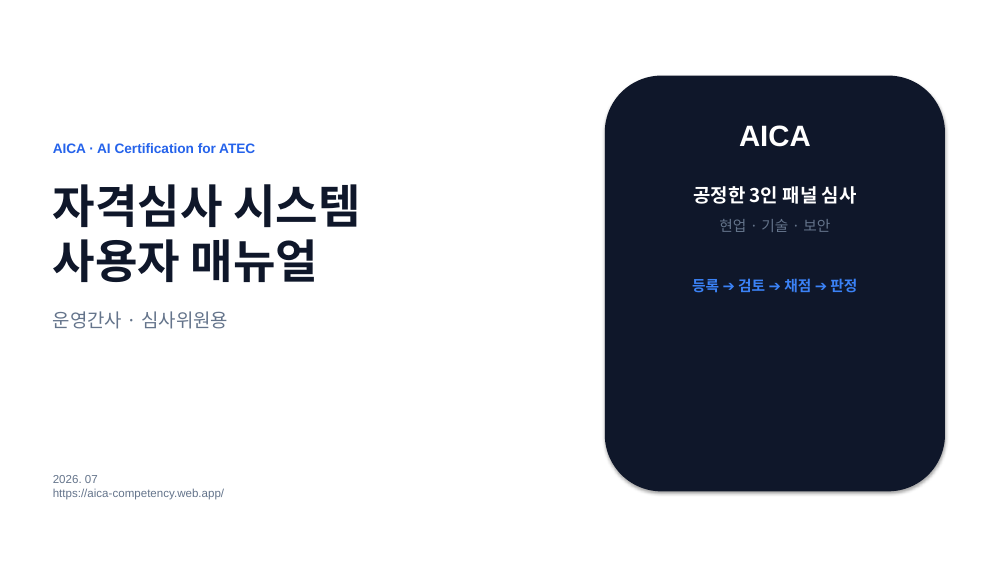
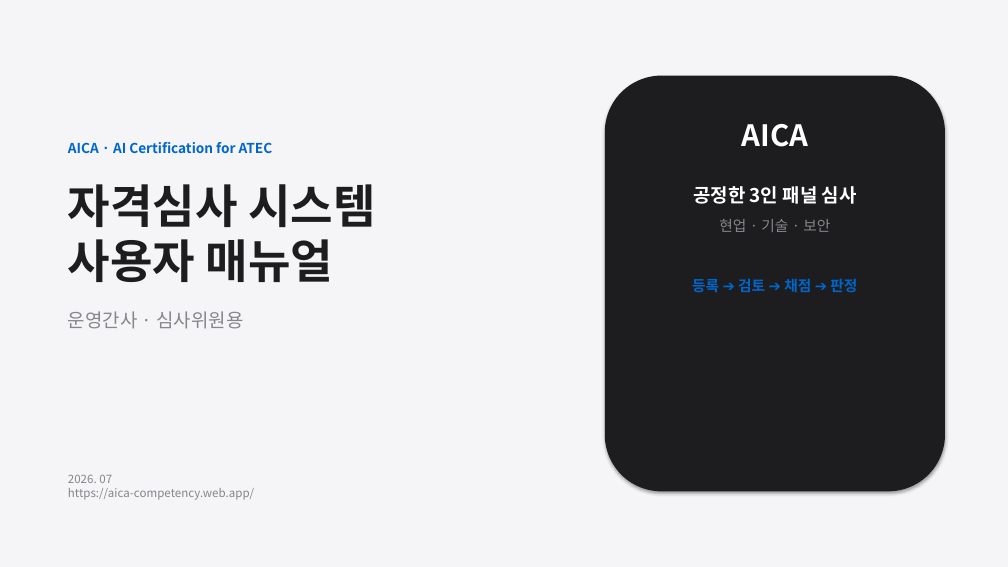
Before and after one commit to teckyun73/AICA_COMPETENCY, a slide deck: slide 1 of AICA_System_User_Manual.pptx. Drawn at 1008x567 pixels with LibreOffice and Linux fonts; fonts in the diff are those of the drawing. Boxes give left, top, right and bottom in pixels: in the first picture for what was removed or moved away, otherwise in the second. Text is boxed around its words. In the diff, an @@ line names an element or a change of style, - is before the commit and + after.

Commit message:
docs: redesign user manual PPTX with Apple minimal concept and Noto Sans KR font

```diff
--- a/AICA_System_User_Manual.pptx
+++ b/AICA_System_User_Manual.pptx
@@ background #FFFFFF to #F5F5F7 @@
@@ rounded rectangle at (605,76,945,492): fill #0F172A to #1D1D1F @@
@@ text "AICA · AI Certification for ...": place and size @@
-text "AICA · AI Certification for ..." at (53,143,360,329)
+text "AICA · AI Certification for ..." at (68,142,375,329)
@@ text "AICA · AI Certification for ..." at (68,142,375,329): font Arial to Noto Sans CJK KR, text colour #2563EB to #0066CC in "AICA · AI Certification for ATEC"; text colour #0F172A to #1D1D1F in "자격심사 시스템 사용자 매뉴얼"; text colour #64748B to #86868B in "운영간사 · 심사위원용" @@
@@ text at (692,124,857,293): font Arial to Noto Sans CJK KR in "AICA"; text colour #64748B to #86868B in "현업 · 기술 · 보안"; text colour #3B82F6 to #0066CC in "등록 ➔ 검토 ➔ 채점 ➔ 판정" @@
@@ text "2026. 07 https://aica-competency.web.app/": place and size @@
-text "2026. 07 https://aica-competency.web.app/" at (53,475,224,500)
+text "2026. 07 https://aica-competency.web.app/" at (68,475,254,500)
@@ text "2026. 07 https://aica-competency.web.app/" at (68,475,254,500): font Arial to Noto Sans CJK KR, text colour #64748B to #86868B @@
```
Also in this commit, not shown: 15 other slides changed.
